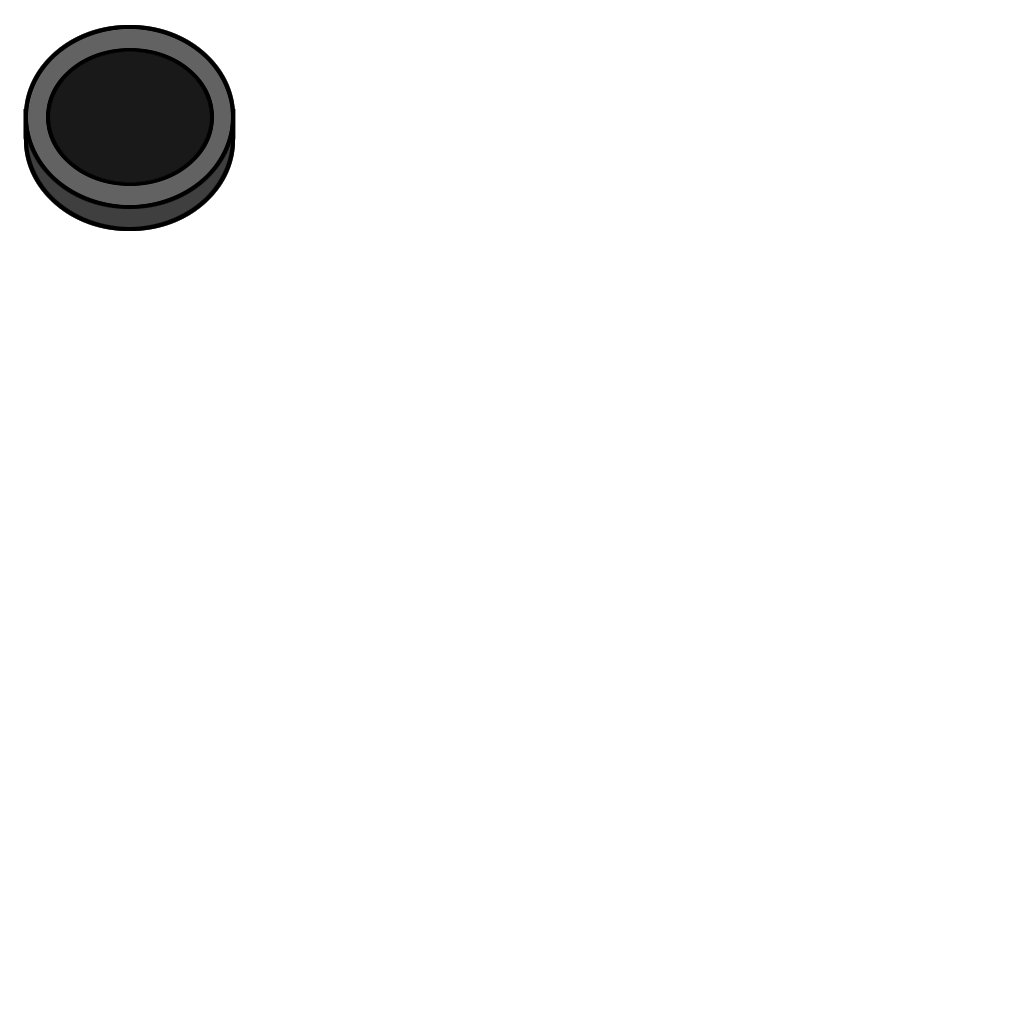
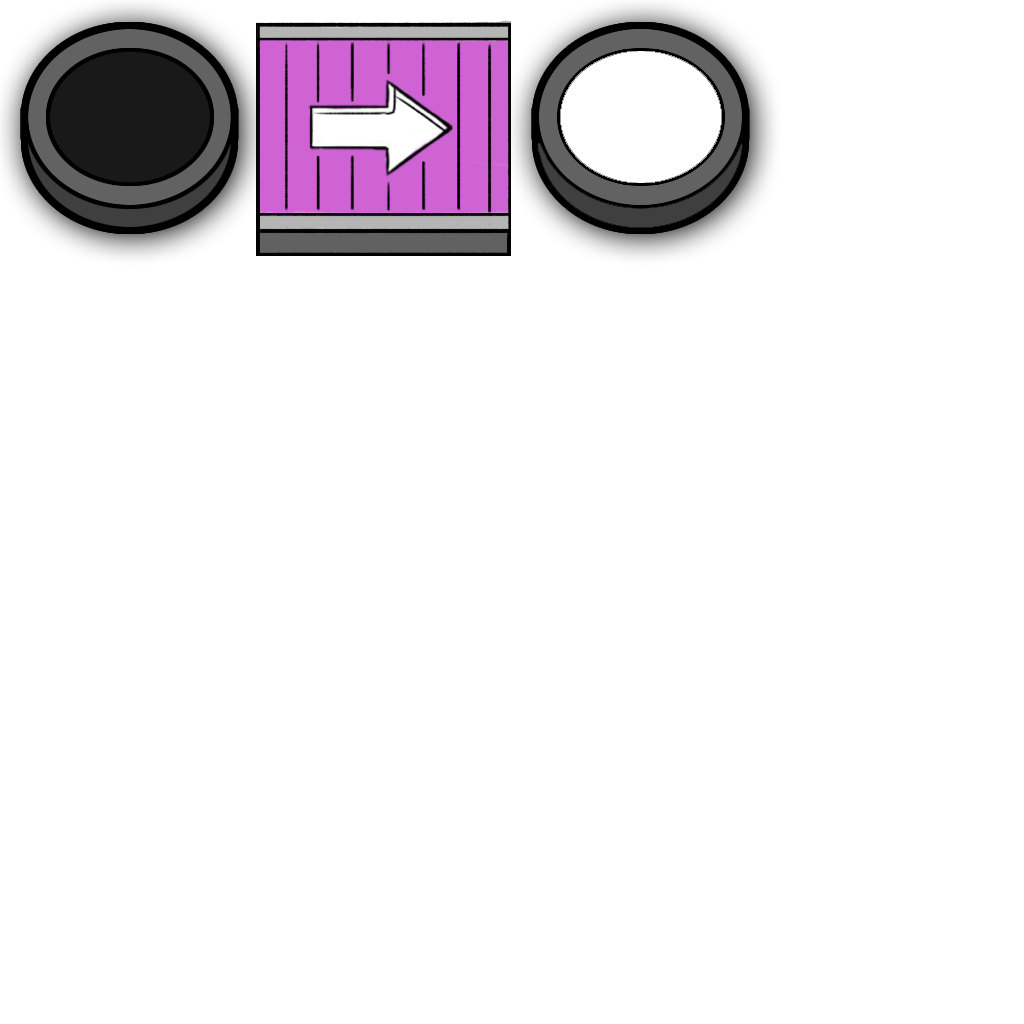
Layered file, before and after one edit (1024px x 1024px). Changes by layer:
added layer "Layer 1" above "Layer 2 copy 3" over [256, 20, 511, 256]
added layer "Layer 2 copy 3" (1st of 2) above "Layer 2 copy 3" over [534, 25, 747, 231]
renamed "Layer 2" to "Layer 2 copy 3", painted on it over [23, 25, 236, 231]
